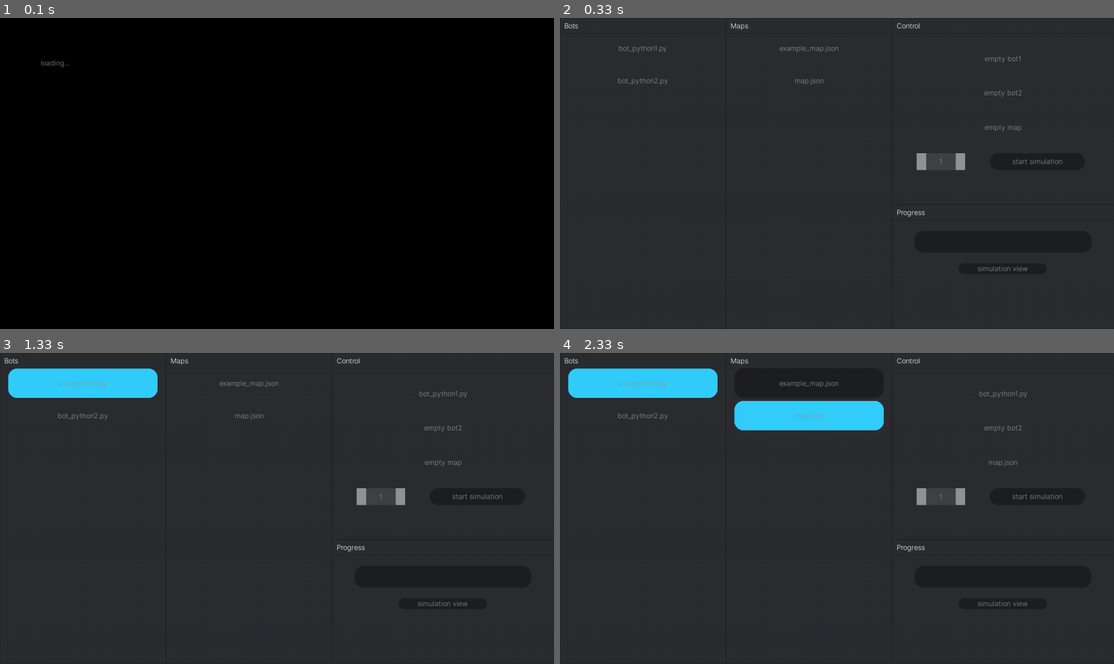
Above: before the commit, frames 1-4 (two rows, left to right).
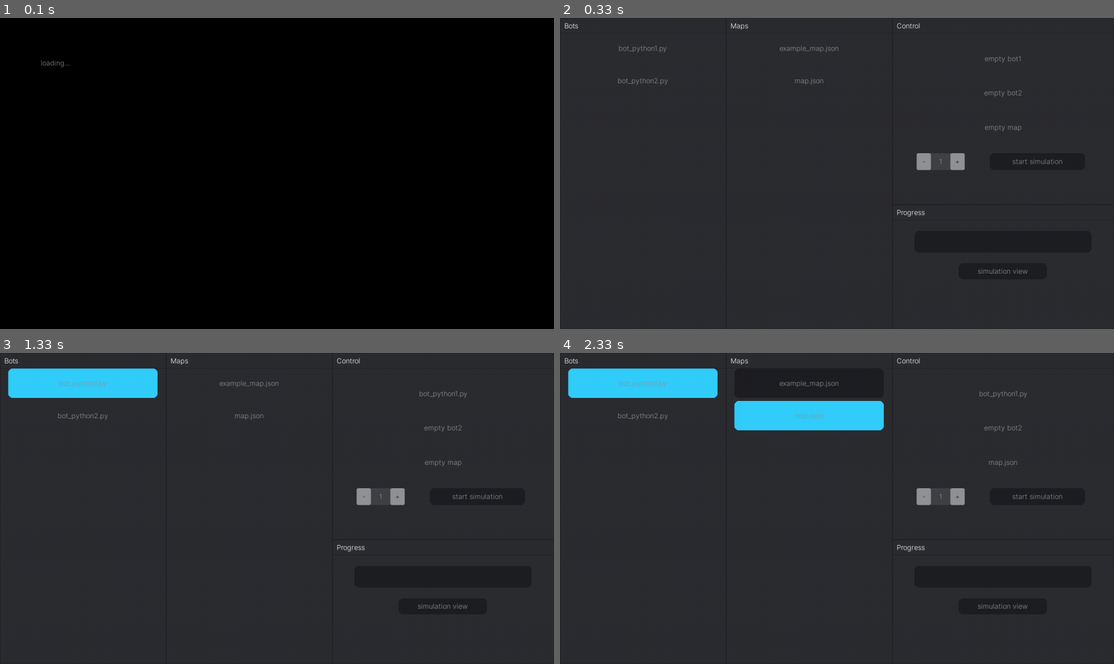
Above: after the commit, the same moments.

Repository: BartoszKruszewski/bot-arena
Game: pygame game, started from main.py
Same seed, same stepped clock (60 frames per second), same inputs: the game is played once before the commit and once after it.
Inputs (mouse positions are in pixels of both pictures, inside the frame that each line leads up to):
- Up to frame 1 (0.1 s): no input
- Up to frame 2 (0.33 s): no input
- Up to frame 3 (1.33 s): click (277, 508) at 0.38 s; click (132, 393) at 1.22 s
- Up to frame 4 (2.33 s): press the mouse at (692, 393) at 1.53 s; move the mouse to (770, 468) at 1.63 s; release the mouse at (842, 539) at 1.77 s; press the mouse at (692, 393) at 1.87 s; move the mouse to (837, 474) at 1.97 s; release the mouse at (981, 558) at 2.1 s; click (748, 405) at 2.22 s

Frame 1 is identical in both runs. In frame 2, 0.2% of the frame differs, in the area x 64-85%, y 43-83%; in frame 3, 0.3%; in frame 4, 0.3%, in the area x 1-85%, y 4-83%.

Commit message:
Some gui fixes

Diff:
--- a/logs/0.txt
+++ b/logs/0.txt
@@ -1,22 +1,25 @@
+W | W
+W | T 4 6
+S swordsman | W
+W | F 9 0
+F 7 7 | F 5 2
+W | W
+W | F 3 1
+W | W
+W | S archer
+T 0 7 | W
+W | T 5 1
+T 8 8 | F 5 5
+S swordsman | W
+F 3 4 | W
+W | W
+S archer | W
+W | W
+T 9 5 | W
+F 2 2 | T 1 6
+F 3 6 | F 1 4
+T 7 2 | W
+F 5 9 | W
+S archer | W
 W | W
 W | W
-S archer | T 2 1
-F 4 0 | F 8 2
-S archer | W
-T 0 9 | W
-W | W
-W | W
-W | F 6 5
-W | W
-W | W
-S swordsman | W
-F 1 0 | F 0 6
-T 5 8 | T 5 2
-W | W
-F 0 7 | W
-W | W
-W | W
-S swordsman | W
-W | W
-T 5 2 | W
-W | W
--- a/packages/gui/const.py
+++ b/packages/gui/const.py
@@ -49,5 +49,5 @@
 }
 BORDER_SIZE = 1
 HEADER_BAR_TEXT_POS = 10
-ROUNDED_RADIUS = 20
+ROUNDED_RADIUS = 10
 STANDARD_FONT_SIZE = 16
--- a/packages/gui/gui_objects/gui_element.py
+++ b/packages/gui/gui_objects/gui_element.py
@@ -19,12 +19,13 @@
     def render(self) -> Surface:
         surf = Surface(self.real_size, SRCALPHA)
         background_color = self.properties.get('background_color', GUI_COLORS['none'])
-        if 'rounded' in self.properties:
+        rounded_radius = self.properties.get('rounded', ROUNDED_RADIUS)
+        if rounded_radius > 0:
             draw_rect(
                 surf,
                 background_color,
                 Rect(0, 0, self.real_size.x, self.real_size.y),
-                border_radius=ROUNDED_RADIUS
+                border_radius = rounded_radius
             )
         else:
             surf.fill(background_color)
--- a/packages/gui/gui_objects/list.py
+++ b/packages/gui/gui_objects/list.py
@@ -15,7 +15,6 @@
                 active_color=self.properties.get('active_element_color', GUI_COLORS['active']),
                 on_click = lambda: self.properties.get('on_click', lambda: None)(self.get_active()),
                 text = object,
-                rounded = True
             )
             for i, object in enumerate(objects_in_list)]
 
--- a/packages/gui/gui_objects/number_field.py
+++ b/packages/gui/gui_objects/number_field.py
@@ -9,20 +9,29 @@
         super().__init__(
             [
                 Button(
-                    (0, 0), (0.2, 1),
+                    (0, 0), (0.3, 1),
                     background_color = GUI_COLORS['text'],
                     on_click = self.decrement,
+                    rounded = 3,
+                    text = '-',
+                    text_color = GUI_COLORS['background2']
+
                 ),
                 InputField(
-                    (0.2, 0), (0.60, 1),
+                    (0.3, 0), (0.4, 1),
                     text = str(kwargs.get('default', 0)),
                     filter = self.number_filter,
                     id = str(self),
+                    rounded = 0,
+
                 ),
                 Button(
-                    (0.8, 0), (0.2, 1),
+                    (0.7, 0), (0.3, 1),
                     background_color = GUI_COLORS['text'],
                     on_click = self.increment,
+                    rounded = 3,
+                    text = '+',
+                    text_color = GUI_COLORS['background2']
                 )
             ], pos, size, **kwargs)
 
--- a/packages/gui/scenes/simulation_scene.py
+++ b/packages/gui/scenes/simulation_scene.py
@@ -44,7 +44,6 @@
                             text = 'start simulation',
                             blocked = True,
                             id='start_simulation_button',
-                            rounded = True
                         ),
                     ],
                     (PROPORTION1, 0), (1 - PROPORTION1, PROPORTION2),
@@ -54,16 +53,14 @@
                         ProgressBar(
                             (0.1, 0.1), (0.8, 0.2),
                             id = 'progress_bar',
-                            rounded = True
                         ),
                         Button(
-                            (0.3, 0.4), (0.4, 0.1),
+                            (0.3, 0.4), (0.4, 0.15),
                             on_click = scene_functions['game'],
                             text = 'simulation view',
                             args = (),
                             blocked = True,
                             id='start_view_button',
-                            rounded = True
                         ),
                     ],
                     (PROPORTION1, PROPORTION2), (1 - PROPORTION1, 1 - PROPORTION2),
